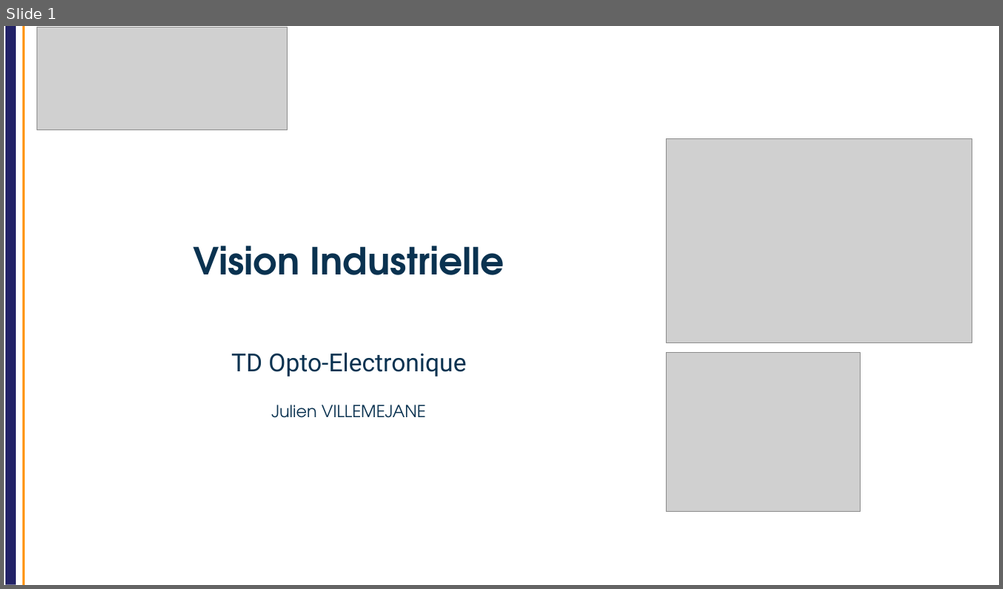
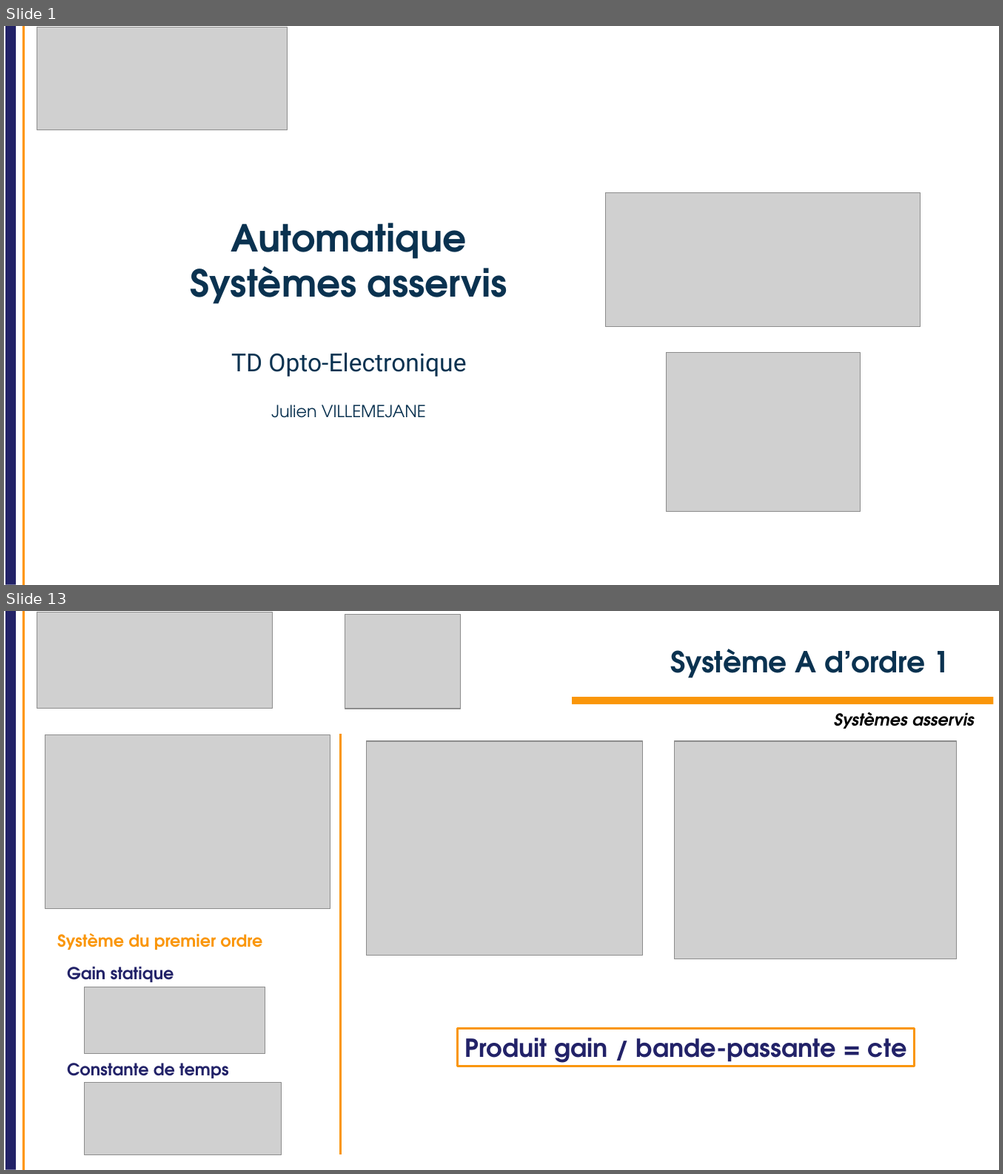
Before and after one commit to IOGS-Digital-Methods/semester-5, a slide deck: OptoElectronique/TD/2026/TD_asservissement/S5_OptoElectronique_TD_auto_2026.pptx. Shown one above the other, each under a label of ours: slide 1 before the commit, slides 1 and 13 after it; the slides between them are not shown. The pictures are 1003x589 and 1003x1174 pixels, drawn with LibreOffice and Linux fonts; fonts in the diff are those of the drawing; grey boxes stand for pictures; background and template pictures are left out. Boxes give left, top, right and bottom in pixels: in the first picture for what was removed or moved away, otherwise in the second. Text is boxed around its words. In the diff, an @@ line names an element or a change of style, - is before the commit and + after.

```diff
--- a/OptoElectronique/TD/2026/TD_asservissement/S5_OptoElectronique_TD_auto_2026.pptx
+++ b/OptoElectronique/TD/2026/TD_asservissement/S5_OptoElectronique_TD_auto_2026.pptx
@@ slide 13 added at (4, 611, 999, 1170), background #FFFFFF; not listed: 2 template elements that a slide beside it also shows @@
@@ rectangle added at (31, 616, 378, 720), fill #FFFFFF @@
@@ picture added at (37, 612, 273, 709) @@
@@ picture added at (345, 614, 460, 709) @@
@@ title added at (670, 649, 949, 678), 28 pt, text #0A3250, bold @@
+Système A d’ordre 1
@@ rectangle added at (572, 697, 993, 704), fill #FA960A @@
@@ text added at (834, 712, 974, 729), 16 pt, text #000000, bold, italic @@
+Systèmes asservis
@@ picture added at (45, 735, 330, 909) @@
@@ line added from (341, 734) to (341, 1155), #FA960A 2.25 pt @@
@@ picture added at (367, 741, 643, 956) @@
@@ picture added at (674, 741, 957, 960) @@
@@ text added at (57, 934, 262, 950), 16 pt, text #FA960A, bold @@
+Système du premier ordre
@@ text added at (67, 967, 174, 982), 16 pt, text #222268, bold @@
+Gain statique
@@ picture added at (84, 987, 265, 1054) @@
@@ rectangle added at (458, 1029, 914, 1066), outline #FA960A 2.25 pt, 24 pt, text #222268, bold @@
+Produit gain / bande-passante = cte
@@ text added at (67, 1063, 229, 1079), 16 pt, text #222268, bold @@
+Constante de temps
@@ picture added at (84, 1083, 281, 1155) @@
@@ slide 1 changed as well @@
@@ picture removed at (666, 139, 972, 343) @@
@@ picture added at (606, 192, 920, 326) @@
@@ title at (190, 223, 507, 304): text changed @@
-Vision Industrielle
+Automatique
+Systèmes asservis
```
Also in this commit, not shown: 14 other slides added, 38 slides removed, 5 other files.
